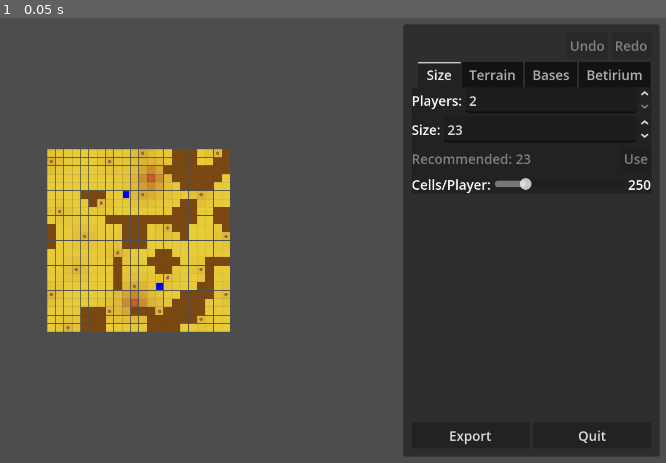
Above: before the commit, frame 1.
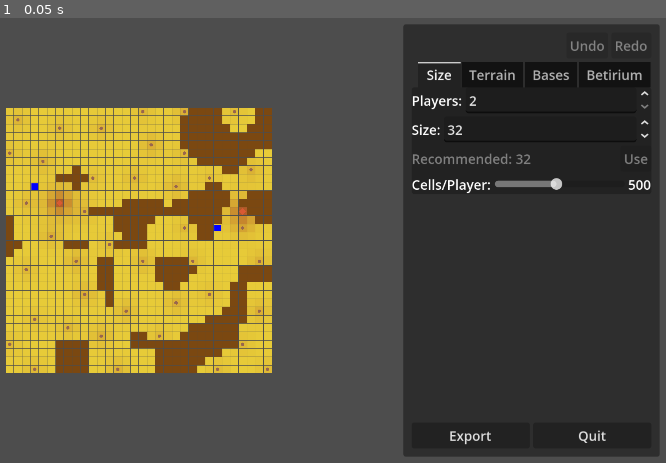
Above: after the commit, the same moment.

Repository: wadcom/kisarra-mapgen
Game: Godot game, scene res://editor/ui/editor.tscn
Same seed, same stepped clock (60 frames per second), same inputs: the game is played once before the commit and once after it.
Inputs:
- Up to frame 1 (0.05 s): no input

The runs differ from the first frame. In frame 1, 16% of the frame differs, in the area x 0-97%, y 20-80%.

Commit message:
Increase default cells per player to 500

Diff:
--- a/editor/document.gd
+++ b/editor/document.gd
@@ -56,9 +56,9 @@
 		changed.emit()
 		generate_bases(bases.rng_seed)
 
-var _cells_per_player := 250
+var _cells_per_player := 500
 var _player_count := 2
-var _size := 22
+var _size := 32
 
 ## RNG seed for terrain generation.
 var terrain_seed: int:
--- a/editor/ui/size_panel.tscn
+++ b/editor/ui/size_panel.tscn
@@ -33,7 +33,7 @@
 size_flags_horizontal = 3
 min_value = 9.0
 max_value = 120.0
-value = 22.0
+value = 32.0
 
 [node name="RecommendedRow" type="HBoxContainer" parent="."]
 layout_mode = 2
@@ -69,12 +69,12 @@
 min_value = 50.0
 max_value = 1000.0
 step = 50.0
-value = 250.0
+value = 500.0
 
 [node name="CellsPerPlayerLabel" type="Label" parent="CellsPerPlayerRow"]
 unique_name_in_owner = true
 layout_mode = 2
-text = "250"
+text = "500"
 
 [connection signal="value_changed" from="PlayerCountRow/PlayerCountSpinBox" to="." method="_on_player_count_value_changed"]
 [connection signal="value_changed" from="SizeRow/SizeSpinBox" to="." method="_on_size_value_changed"]
